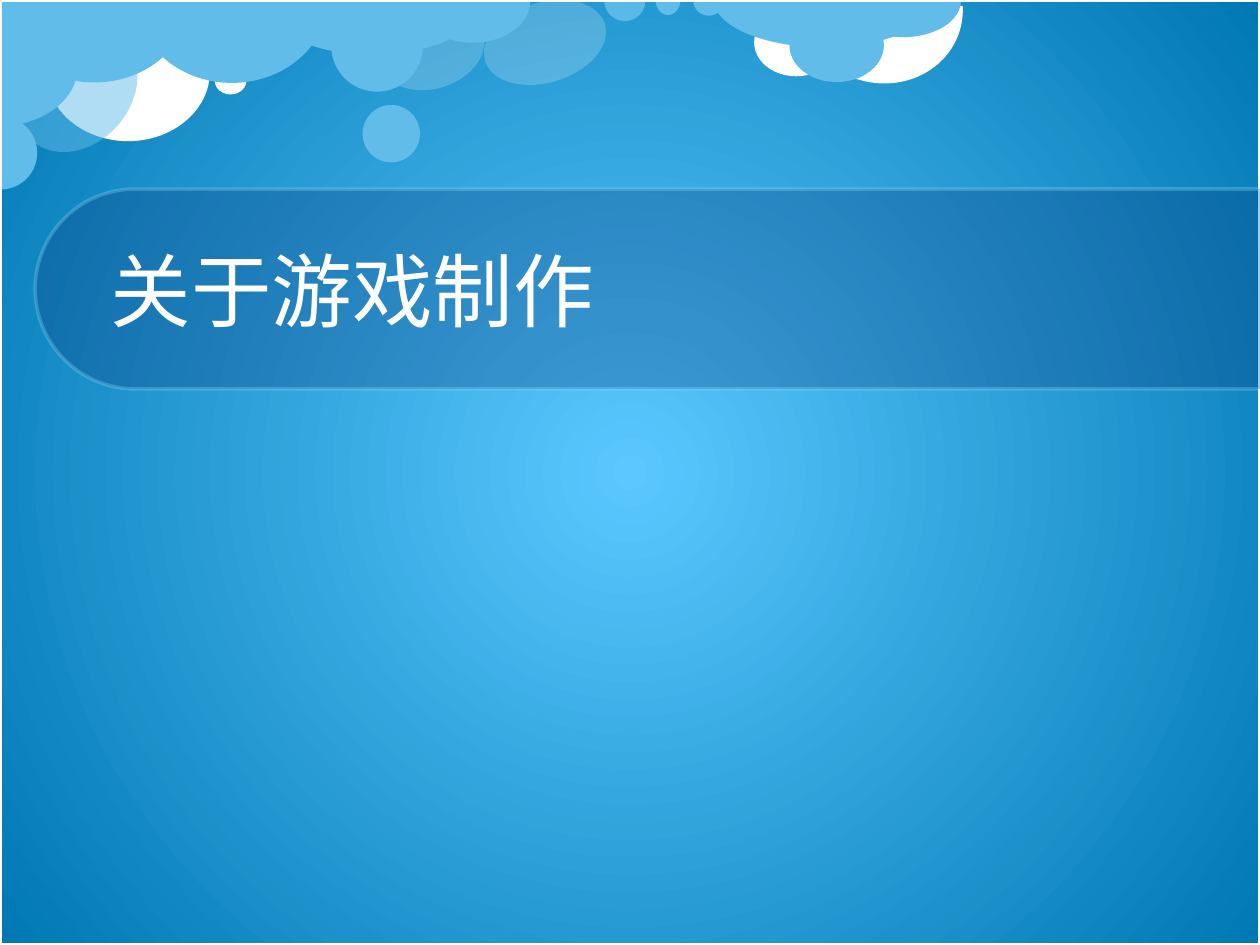
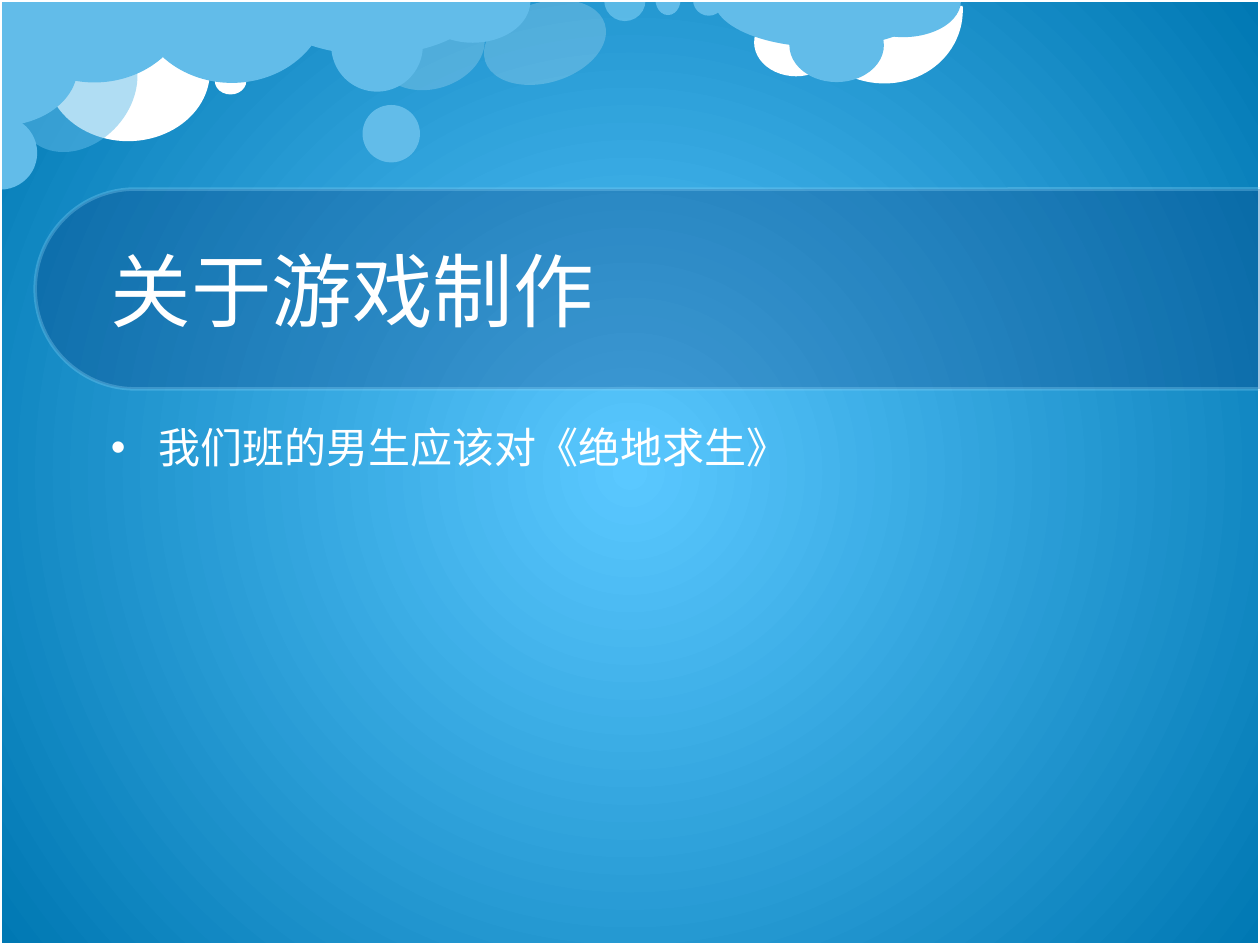
Before and after one commit to calvinweb/ppt, a slide deck: slide 4 of 读书交流-林愉轩.pptx. Drawn at 1260x945 pixels with LibreOffice and Linux fonts; fonts in the diff are those of the drawing; background and template pictures are left out. Boxes give left, top, right and bottom in pixels: in the first picture for what was removed or moved away, otherwise in the second. Text is boxed around its words. In the diff, an @@ line names an element or a change of style, - is before the commit and + after.

```diff
--- a/读书交流-林愉轩.pptx
+++ b/读书交流-林愉轩.pptx
@@ text added at (158, 421, 788, 474), 24 pt, text #FFFFFF @@
+• 我们班的男生应该对《绝地求生》
```
